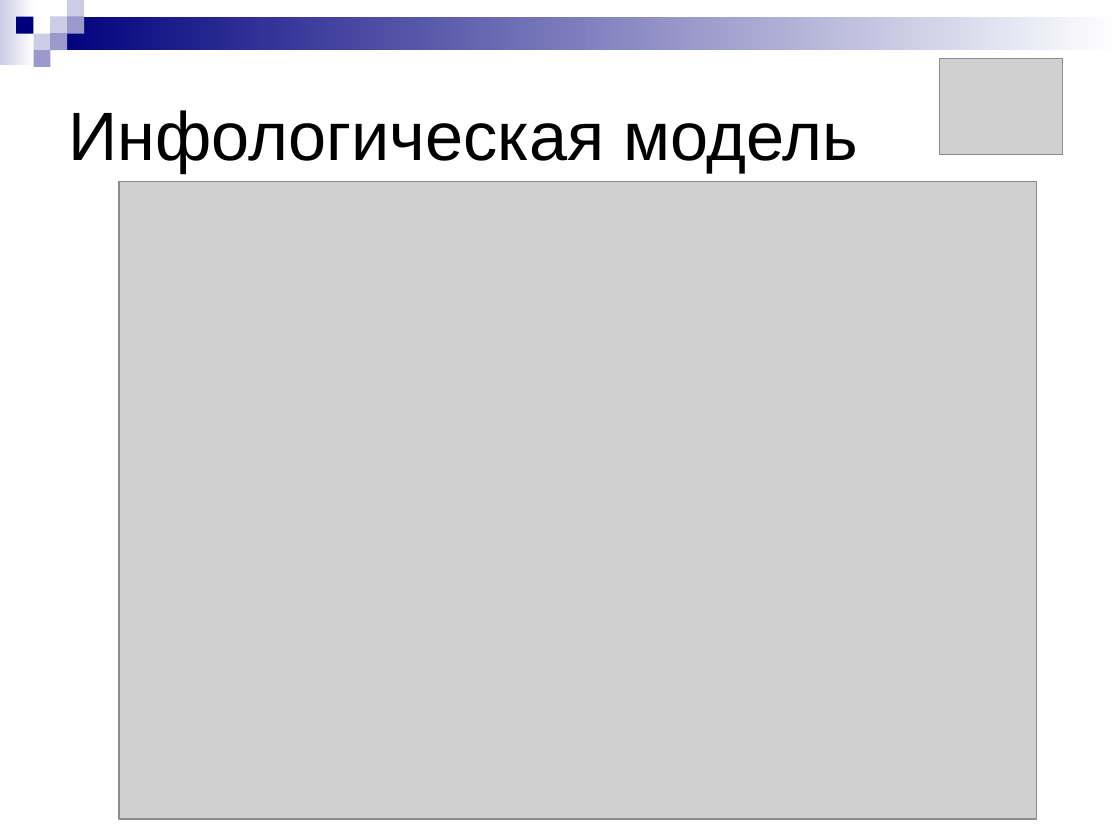
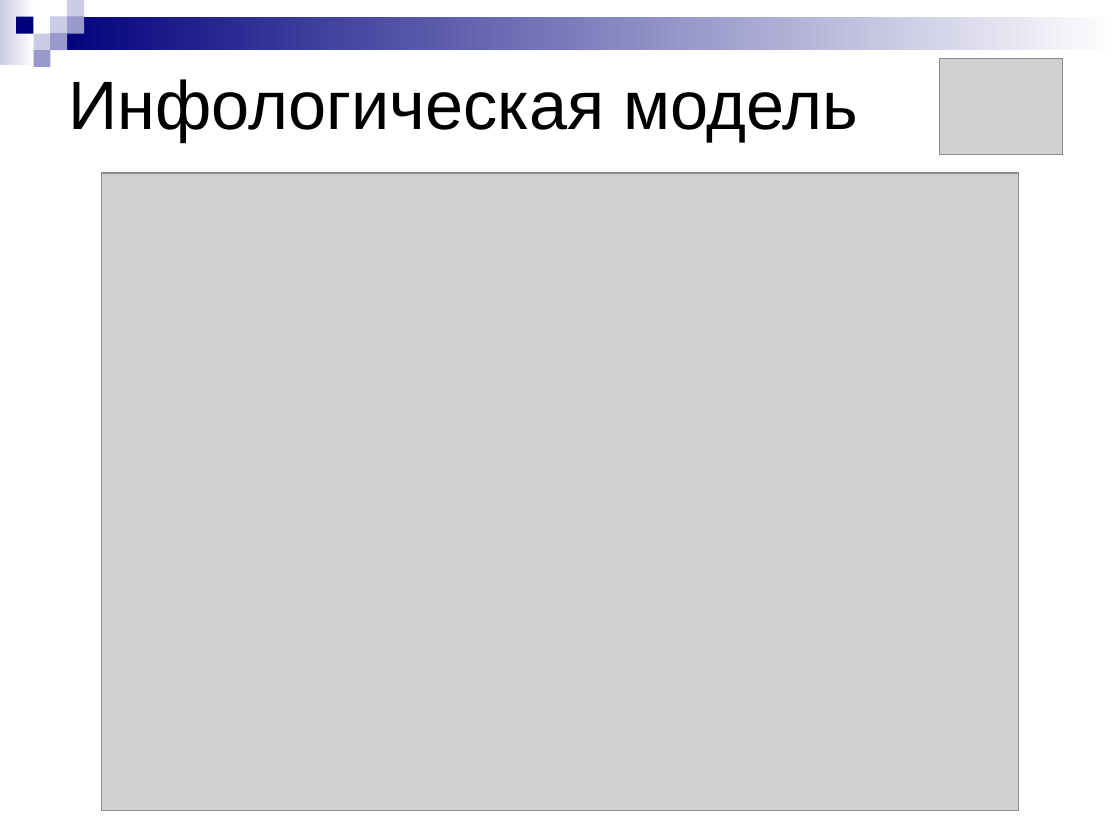
Before and after one commit to aricent123/cadbis, a slide deck: slide 5 of CADBiS_docs/DRypa/presentation.ppt. Drawn at 1120x840 pixels with LibreOffice and Linux fonts; fonts in the diff are those of the drawing; grey boxes stand for pictures. Boxes give left, top, right and bottom in pixels: in the first picture for what was removed or moved away, otherwise in the second. Text is boxed around its words. In the diff, an @@ line names an element or a change of style, - is before the commit and + after.

```diff
--- a/CADBiS_docs/DRypa/presentation.ppt
+++ b/CADBiS_docs/DRypa/presentation.ppt
@@ title "Инфологическая модель": place and size @@
-title "Инфологическая модель" at bbox=[68, 110, 858, 173]
+title "Инфологическая модель" at bbox=[68, 79, 858, 142]
@@ picture: place and size @@
-picture at bbox=[119, 181, 1036, 819]
+picture at bbox=[101, 174, 1018, 811]
```
Also in this commit, not shown: 2 other slides changed.
